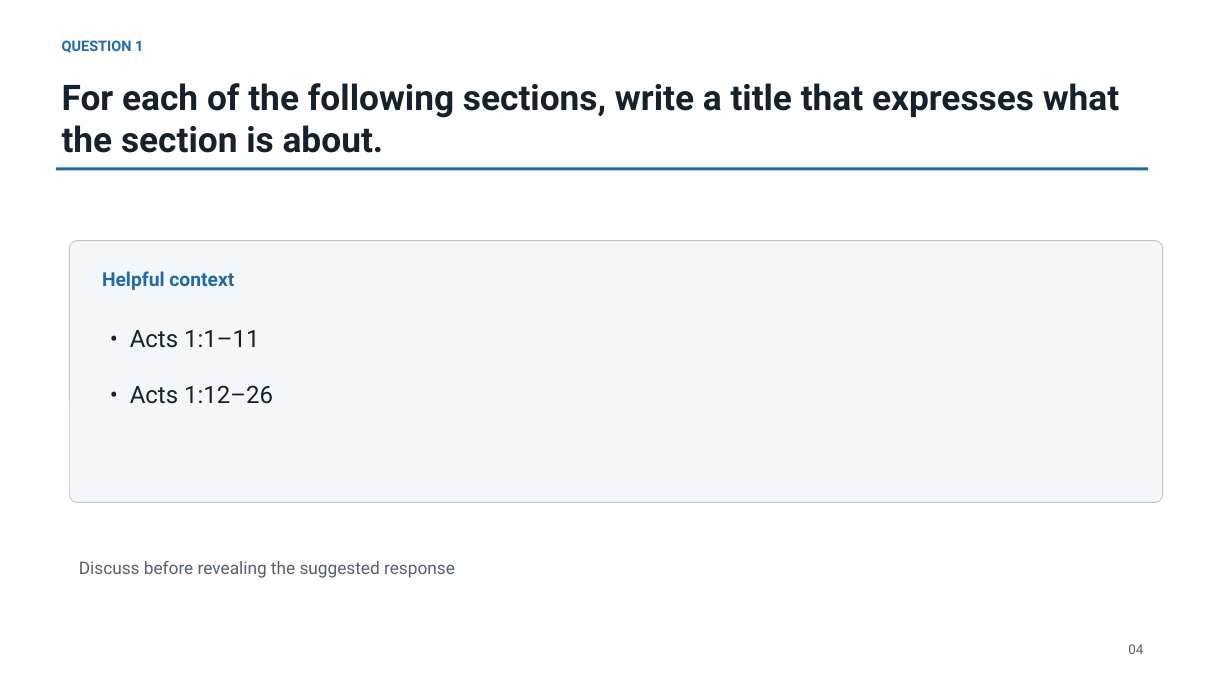
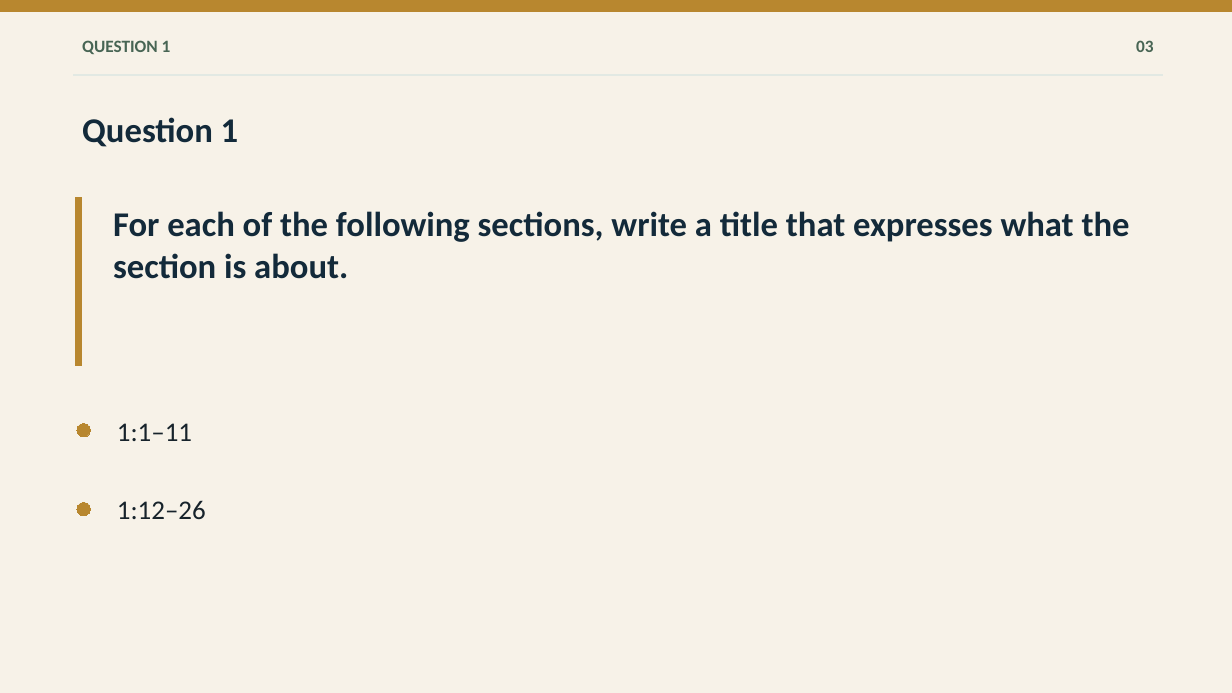
Before and after one commit to flyntm/Ezra, a slide deck: slide 3 of presentations/Lesson_Two_Acts.pptx (slide 4 before the commit). Drawn at 1232x693 pixels with LibreOffice and Linux fonts; fonts in the diff are those of the drawing. Boxes give left, top, right and bottom in pixels: in the first picture for what was removed or moved away, otherwise in the second. Text is boxed around its words. In the diff, an @@ line names an element or a change of style, - is before the commit and + after.

```diff
--- a/presentations/Lesson_Two_Acts.pptx
+++ b/presentations/Lesson_Two_Acts.pptx
@@ background #FFFFFF to #F7F2E8 @@
@@ rectangle added at (0, 0, 1232, 11), fill #B8872F, outline #B8872F 0 pt @@
@@ text "QUESTION 1": place and size @@
-text "QUESTION 1" at (62, 40, 143, 53)
+text "QUESTION 1" at (82, 40, 171, 54)
@@ text "QUESTION 1" at (82, 40, 171, 54): size 11.2 to 13.5 pt, font Roboto to Calibri, text colour #236AA3 to #486554; vertical alignment top to middle @@
@@ text added at (1136, 40, 1153, 52), 13.5 pt, text #486554, bold @@
+03
@@ rectangle: place and size @@
-rectangle at (55, 167, 1148, 170)
+rectangle at (73, 74, 1163, 76)
@@ rectangle at (73, 74, 1163, 76): fill #236AA3 to #E2E9E3; outline none to #E2E9E3 0 pt @@
@@ text added at (82, 117, 239, 147), 27 pt, text #132A3A, bold @@
+Question 1
@@ rectangle added at (75, 198, 81, 366), fill #B8872F, outline #B8872F 0 pt @@
@@ text "For each of the following ...": place and size @@
-text "For each of the following ..." at (62, 83, 1119, 153)
+text "For each of the following ..." at (113, 211, 1130, 279)
@@ text "For each of the following ..." at (113, 211, 1130, 279): size 27.5 to 27 pt, font Roboto to Calibri, text colour #17212B to #132A3A @@
@@ rounded rectangle removed at (69, 240, 1163, 502) @@
@@ text removed at (102, 271, 234, 290) @@
-Helpful context
@@ text "1:1–11" at (117, 423, 192, 441): vertical alignment top to middle @@
@@ ellipse added at (77, 423, 91, 437), fill #B8872F, outline #B8872F 0 pt @@
@@ text at (117, 423, 192, 441): text changed; size 18.8 to 21 pt; font Roboto to Calibri; text colour #17212B to #17232B @@
-• Acts 1:1–11
+1:1–11
@@ text "1:12–26" at (117, 500, 206, 519): vertical alignment top to middle @@
@@ ellipse added at (77, 503, 91, 517), fill #B8872F, outline #B8872F 0 pt @@
@@ text at (117, 500, 206, 519): text changed; size 18.8 to 21 pt; font Roboto to Calibri; text colour #17212B to #17232B @@
-• Acts 1:12–26
+1:12–26
@@ text removed at (79, 561, 455, 578) @@
-Discuss before revealing the suggested response
@@ text removed at (1128, 644, 1143, 654) @@
-04
```
Also in this commit, not shown: 10 other slides changed, 9 slides added, 10 slides removed, 32 other files.
